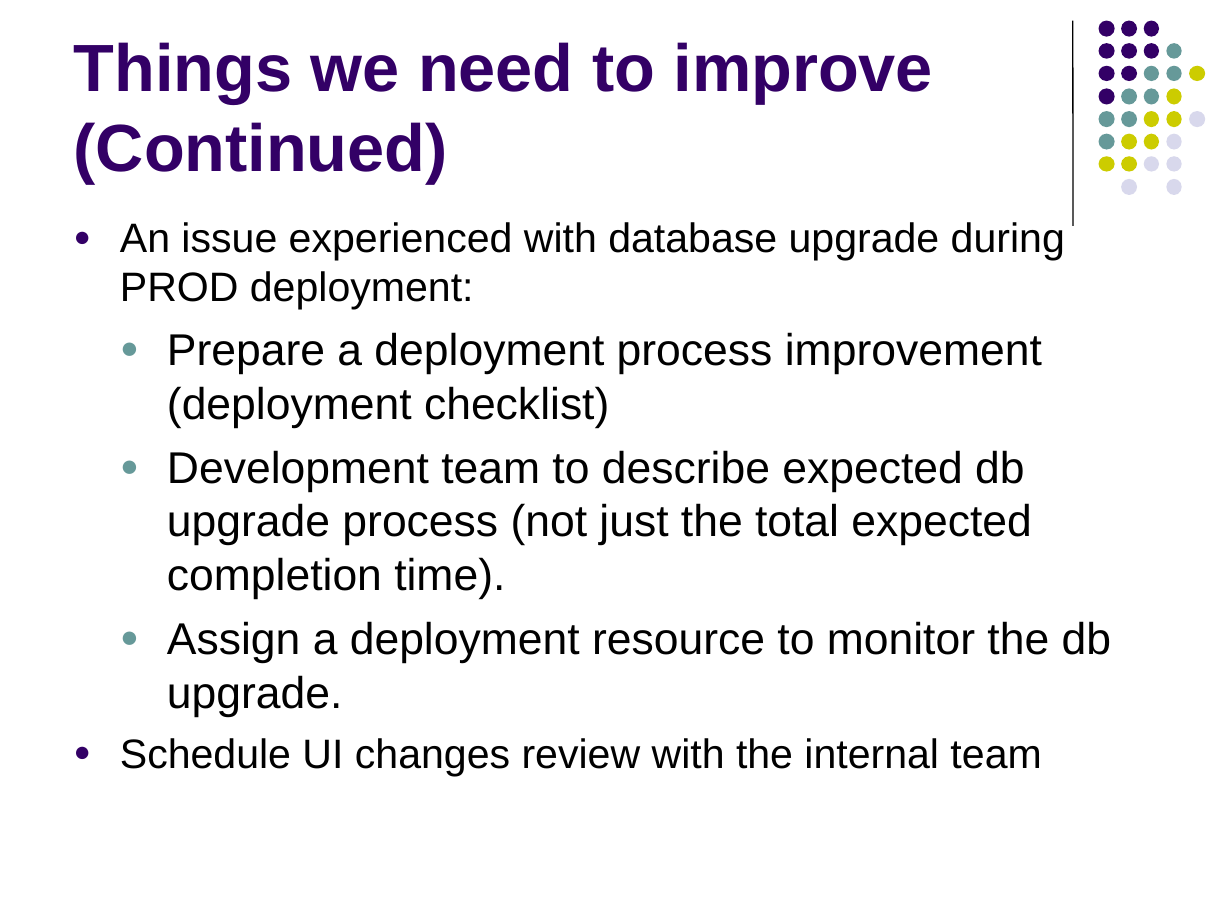
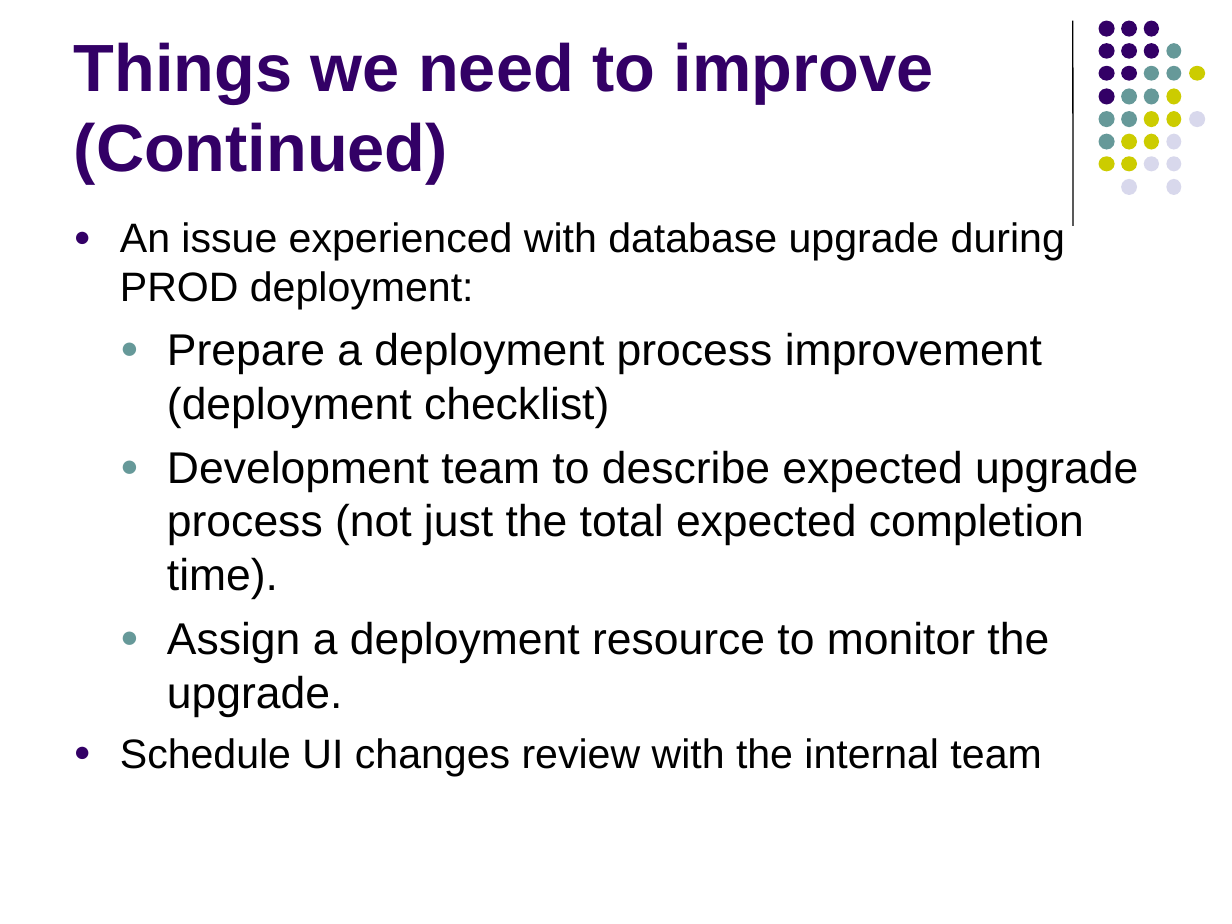
Before and after one commit to NCIP/caarray-docs, a slide deck: slide 7 of project_management/reports/2.3.0_project_portmortem.ppt. Drawn at 1232x924 pixels with LibreOffice and Linux fonts; fonts in the diff are those of the drawing. Boxes give left, top, right and bottom in pixels: in the first picture for what was removed or moved away, otherwise in the second. Text is boxed around its words. In the diff, an @@ line names an element or a change of style, - is before the commit and + after.

```diff
--- a/project_management/reports/2.3.0_project_portmortem.ppt
+++ b/project_management/reports/2.3.0_project_portmortem.ppt
@@ text at bbox=[167, 450, 1138, 717]: text changed @@
-  ● Development team to describe expected db upgrade process (not just the total expected completion time).
-  ● Assign a deployment resource to monitor the db upgrade.
+  ● Development team to describe expected upgrade process (not just the total expected completion time).
+  ● Assign a deployment resource to monitor the upgrade.
```
Also in this commit, not shown: 5 other slides changed.
